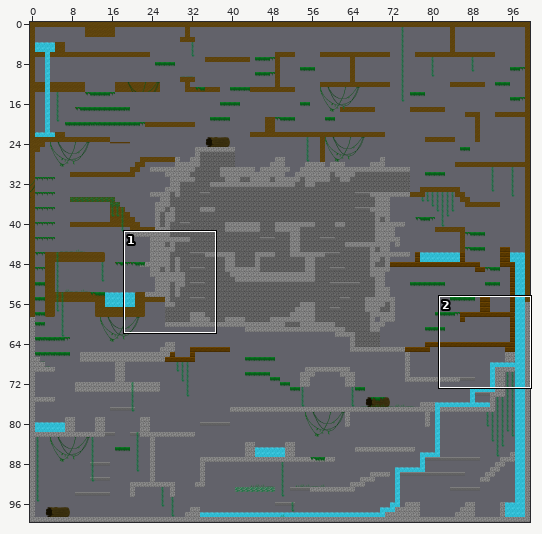
Two states of a Tiled map (JSON), assets/tiled/maps/forestlevel.json. The first picture is a wide view before the edit; the outline marks the close-up.
Close-up. As it was:
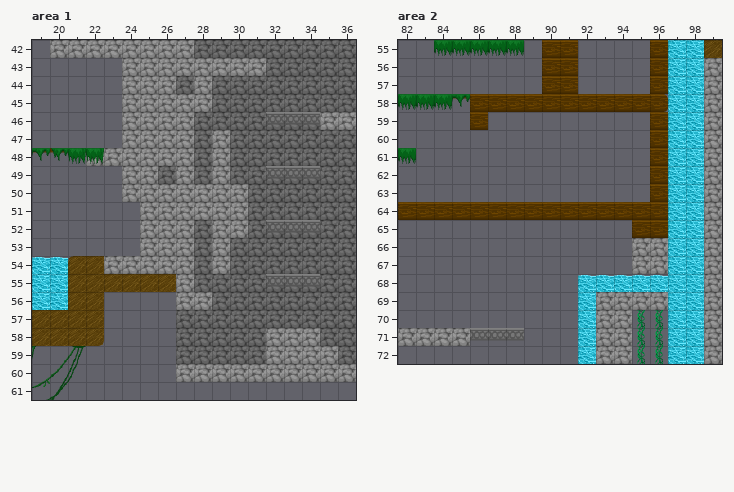
Cells are 32x32 px. Shown: area 1 x 19..36, y 42..61; area 2 x 82..99, y 55..72. The commit also changed other parts of the map, which this record leaves out.
And afterwards:
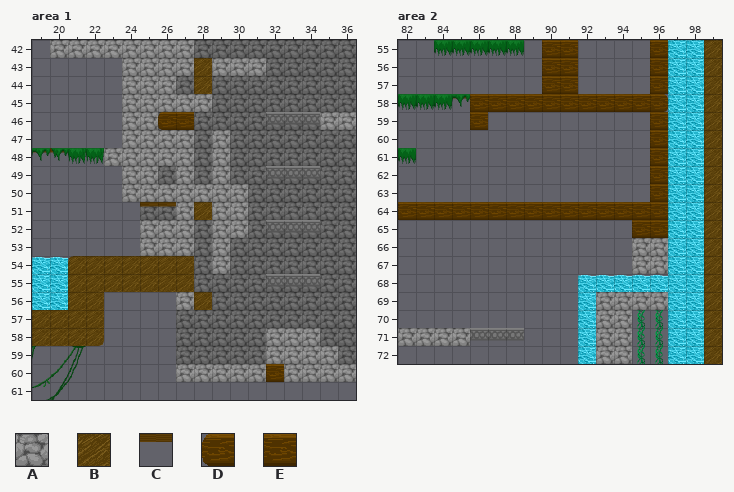
Key: from "dungeon_tiles": A 1; from "oneblock": B 4, C 33, D 38, E 39.
_ is an empty cell, # one hidden under a higher layer, . an unchanged one.
Difference:
--- layer "Tile Layer 4" (removed), area 1
@@ x 22..22 @@
-48 #
+48 _
--- layer "solids", area 1
@@ x 28..28 @@
-43 A
-44 A
+43 B
+44 B
@@ x 26..27 @@
-46 AA
+46 DE
@@ x 22..22 @@
-48 A
+48 C
@@ x 25..28 @@
-51 AA.A
+51 CC.B
@@ x 23..28 @@
-54 AAAAA.
-55 ....A.
-56 .....A
+54 BBBBB.
+55 ....B.
+56 .....B
@@ x 32..32 @@
-60 A
+60 E
--- layer "solids", area 2
@@ x 99..99 @@
-56 A
-57 A
-58 A
-59 A
-60 A
-61 A
-62 A
-63 A
-64 A
-65 A
-66 A
-67 A
-68 A
-69 A
-70 A
-71 A
-72 A
+56 B
+57 B
+58 B
+59 B
+60 B
+61 B
+62 B
+63 B
+64 B
+65 B
+66 B
+67 B
+68 B
+69 B
+70 B
+71 B
+72 B
Changed places in both close-ups, as pixel boxes (x1, y1, x2, y2):
changed: (194, 58, 212, 94)
changed: (158, 112, 194, 130)
changed: (86, 152, 104, 166)
changed: (140, 202, 176, 220)
changed: (194, 202, 212, 220)
changed: (104, 256, 212, 310)
changed: (266, 364, 284, 382)
changed: (704, 58, 722, 364)
